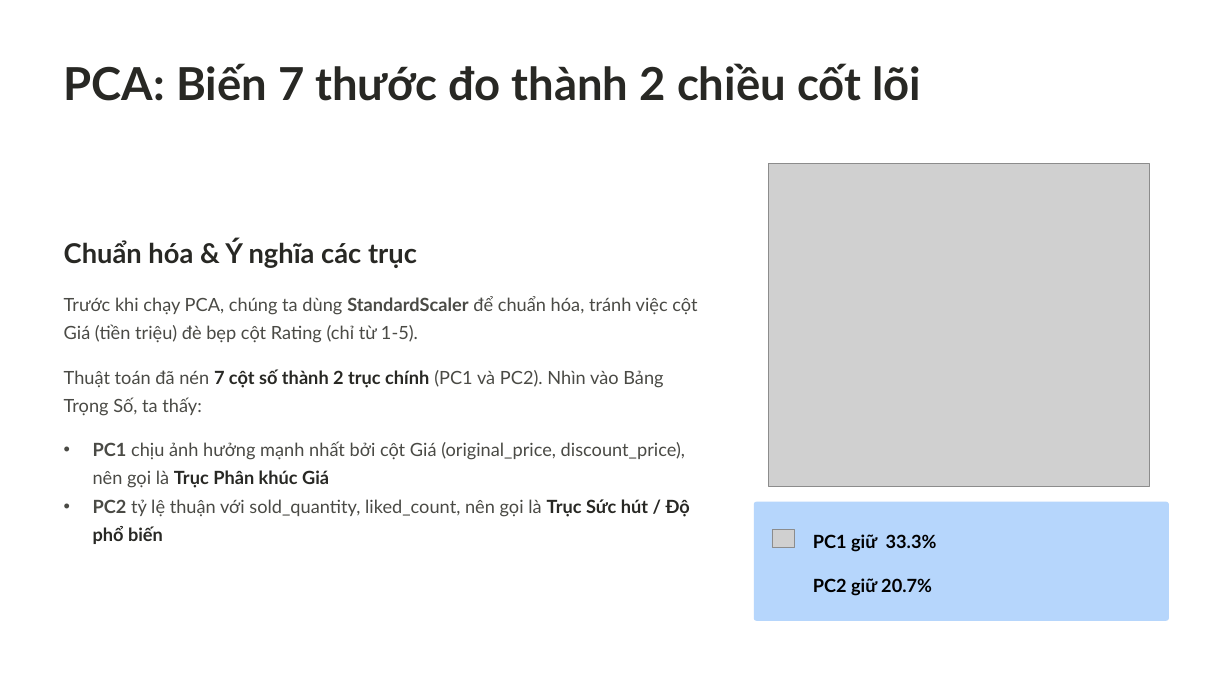
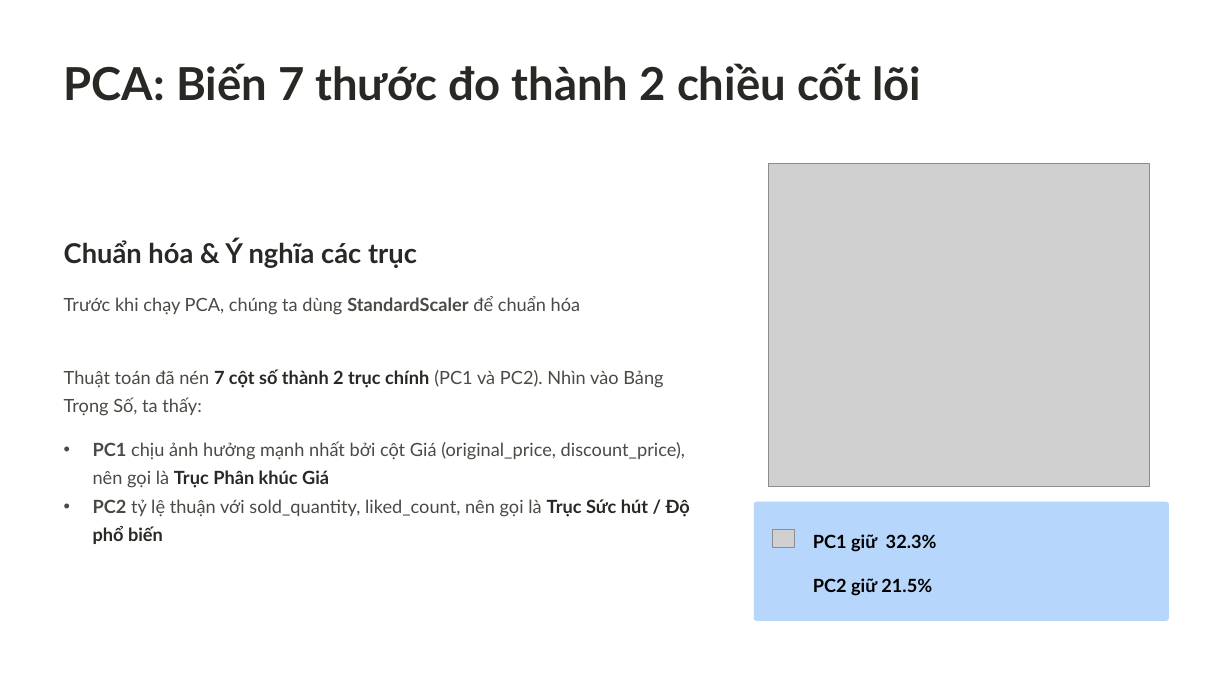
Before and after one commit to lam-vu6868/KhoaHocDuLieu_Anh_Anh_Vu, a slide deck: slide 17 of Anh_Anh_Vu_26TH02.pptx. Drawn at 1232x693 pixels with LibreOffice and Linux fonts; fonts in the diff are those of the drawing; grey boxes stand for pictures; background and template pictures are left out. Boxes give left, top, right and bottom in pixels: in the first picture for what was removed or moved away, otherwise in the second. Text is boxed around its words. In the diff, an @@ line names an element or a change of style, - is before the commit and + after.

```diff
--- a/Anh_Anh_Vu_26TH02.pptx
+++ b/Anh_Anh_Vu_26TH02.pptx
@@ text at [64,296,581,315]: text changed @@
-Trước khi chạy PCA, chúng ta dùng StandardScaler để chuẩn hóa, tránh việc cột Giá (tiền triệu) đè bẹp cột Rating (chỉ từ 1-5).
+Trước khi chạy PCA, chúng ta dùng StandardScaler để chuẩn hóa
@@ text at [813,534,937,552]: text changed @@
-PC1 giữ 33.3%
+PC1 giữ 32.3%
@@ text at [813,578,932,596]: text changed @@
-PC2 giữ 20.7%
+PC2 giữ 21.5%
```
Also in this commit, not shown: 3 other slides changed, 1 other file.
